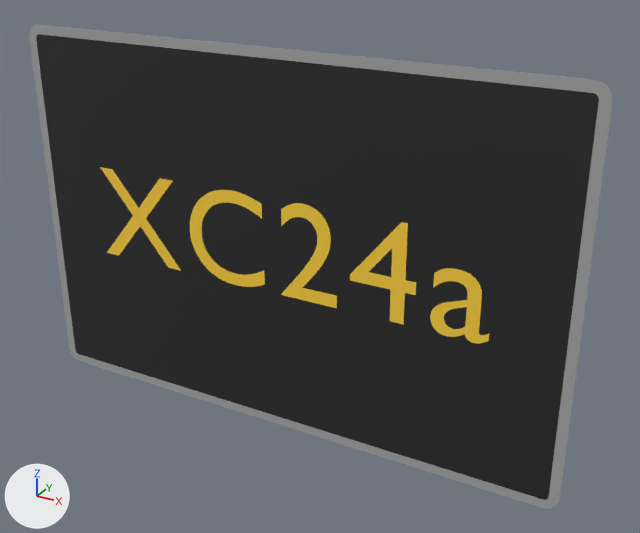
What one commit did to the glTF model panneaux/19_X_dynamiques/XC24a.glb.
One viewpoint serves both versions: a 50 mm lens placed at (0.853, -1.376, 0.68), pointed at (0.08, 0.031, -0.023). The lights are fixed; the arrows at lower left show +X, +Y and +Z. The first picture is the older version. Where no turn or scale is listed for an object, it has been applied to the vertices. Vertices at exactly the same position are counted once.

The first picture shows 'XC24a_cadre00', 'XC24a_fond01', 'XC24a_txt02' and 1 more.
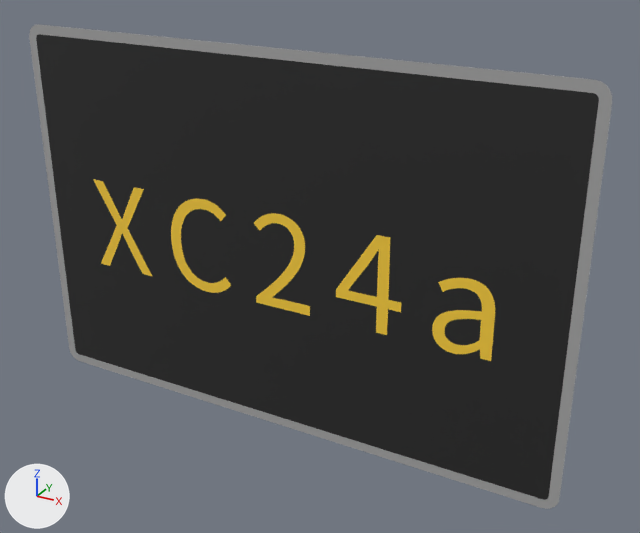
Where the change shows, as pixel boxes (x1, y1, x2, y2) in the pictures (640 x 533 px; the box of a moved part takes in the faces that stretch with it):
'XC24a_txt02', reshaped
    before: (100, 167, 489, 344)
    after: (93, 179, 495, 361)
part 1 of me_t_376, rebuilt (20% narrower)
    before: (190, 190, 265, 287)
    after: (171, 199, 231, 293)
part 2 of me_t_376, rebuilt
    before: (281, 203, 337, 308)
    after: (254, 213, 310, 316)
part 3 of me_t_376, rebuilt
    before: (350, 222, 416, 325)
    after: (336, 235, 401, 335)
part 4 of me_t_376, rebuilt (26% narrower)
    before: (100, 167, 181, 271)
    after: (93, 179, 153, 277)
part 5 of me_t_376, moved or reshaped
    before: (430, 268, 489, 344)
    after: (432, 278, 495, 361)

Diff of the bpy script that builds the scene:
```diff
--- a/panneaux/19_X_dynamiques/XC24a.glb.py
+++ b/panneaux/19_X_dynamiques/XC24a.glb.py
@@ me_t_376 @@
 # used by ob_xc24a_txt02; location = (0.0, -0.002, 0.0)
-me_t_376.from_pydata(...)  # 776 vertices, 1540 faces; spans x -0.446..0.441, y 0.0, z -0.091..0.115
+me_t_376.from_pydata(...)  # 828 vertices, 1644 faces; spans x -0.467..0.45, y 0.0, z -0.123..0.085
+# me_t_376 part 1: the loose piece of 196 vertices spanning x -0.21..-0.029, y 0.0, z -0.091..0.115 is rebuilt with 196 vertices and now spans x -0.26..-0.112, y 0.0, z -0.123..0.085
+# me_t_376 part 2: the loose piece of 178 vertices spanning x 0.008..0.135, y 0.0, z -0.088..0.115 is rebuilt with 178 vertices and now spans x -0.052..0.075, y 0.0, z -0.119..0.085
+# me_t_376 part 3: the loose piece of 30 vertices spanning x 0.163..0.298, y 0.0, z -0.088..0.115 is rebuilt with 78 vertices and now spans x 0.133..0.27, y 0.0, z -0.119..0.081
+# me_t_376 part 4: the loose piece of 24 vertices spanning x -0.446..-0.239, y 0.0, z -0.088..0.112 is rebuilt with 124 vertices and now spans x -0.467..-0.319, y 0.0, z -0.119..0.081
+# me_t_376 part 5: 2 vertices moved within x 0.414, y 0.0, z -0.091; 344 vertices removed from x 0.329..0.441, y 0.0, z -0.091..0.046; 248 vertices added at x 0.334..0.45, y 0.0, z -0.123..0.033
 me_t_376.materials.append(mat_ambre_dynamique)
```
